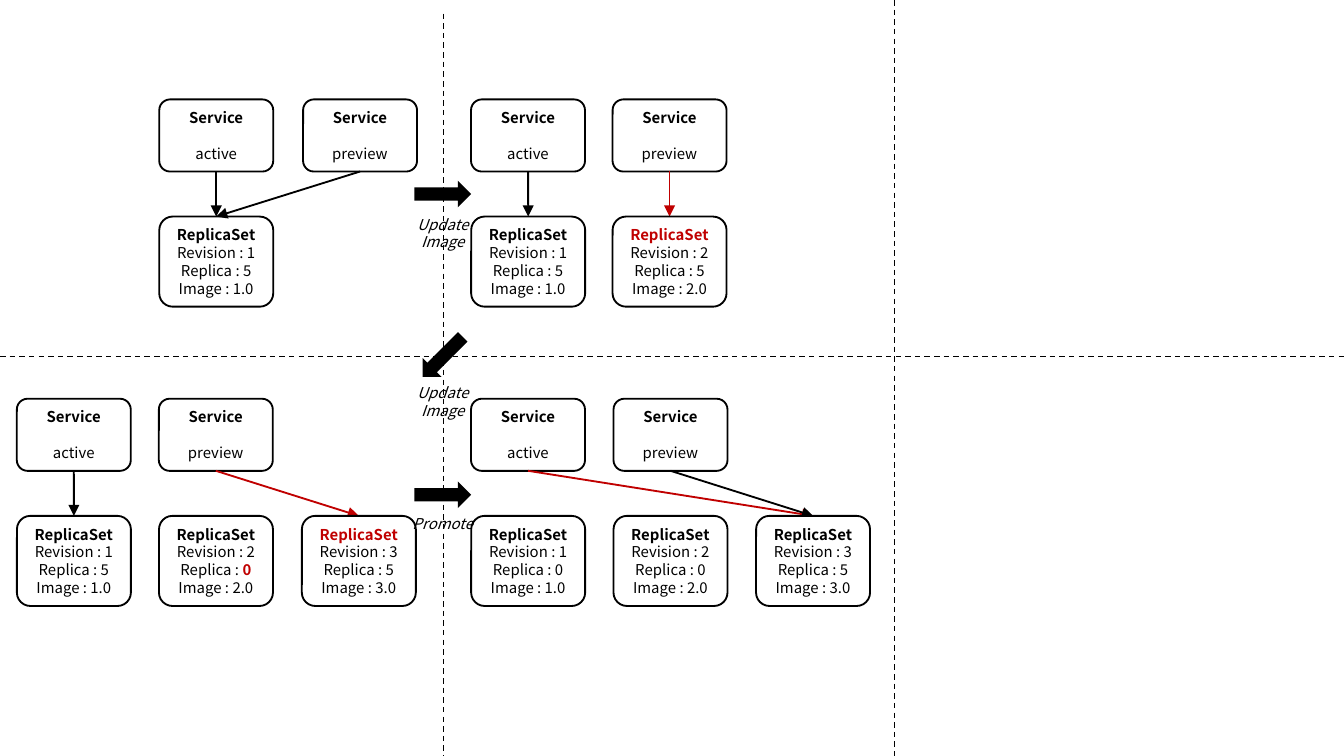
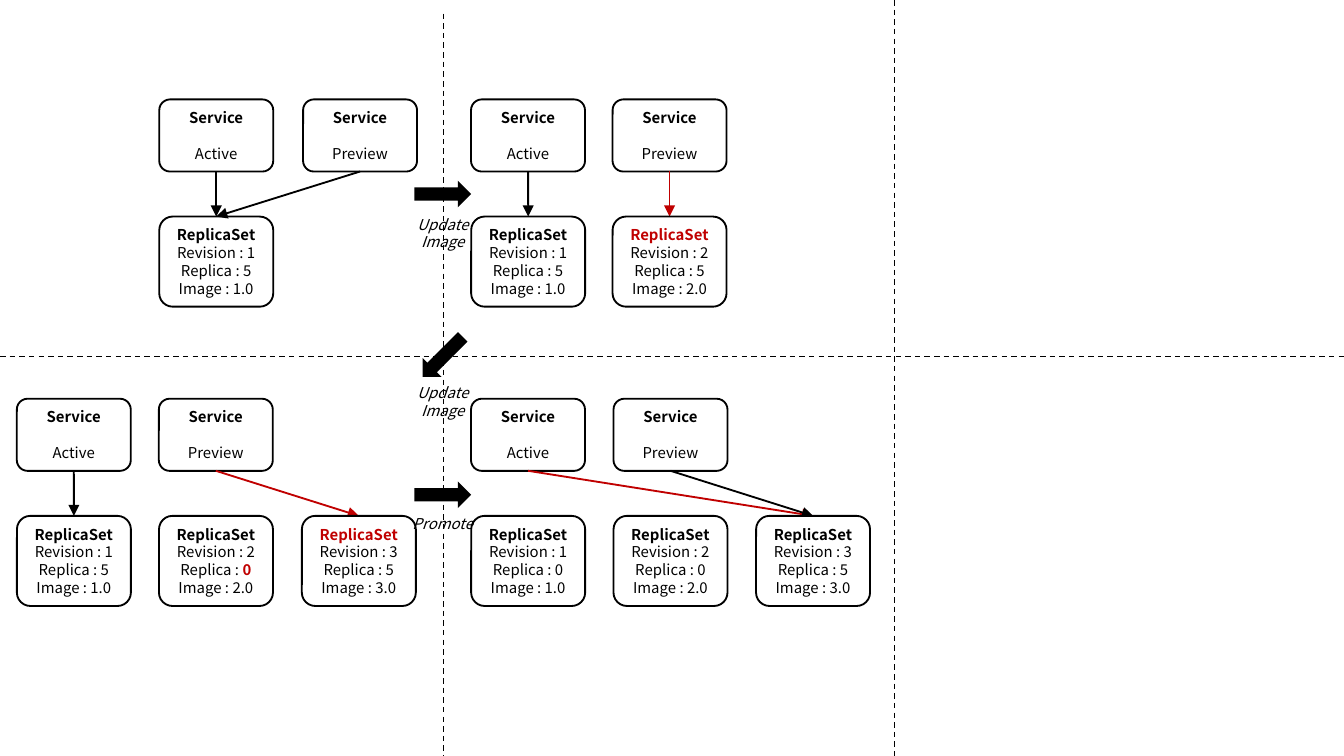
Before and after one commit to ssup2/blog-software, a slide deck: slide 2 of content/docs/theory-analysis/argo-rollouts/images/images.pptx. Drawn at 1344x756 pixels with LibreOffice and Linux fonts; fonts in the diff are those of the drawing. Boxes give left, top, right and bottom in pixels: in the first picture for what was removed or moved away, otherwise in the second. Text is boxed around its words. In the diff, an @@ line names an element or a change of style, - is before the commit and + after.

```diff
--- a/content/docs/theory-analysis/argo-rollouts/images/images.pptx
+++ b/content/docs/theory-analysis/argo-rollouts/images/images.pptx
@@ text in rounded rectangle at [195, 147, 237, 159]: text changed @@
-active
+Active
@@ text in rounded rectangle at [332, 147, 388, 159]: text changed @@
-preview
+Preview
@@ text in rounded rectangle at [507, 147, 549, 159]: text changed @@
-active
+Active
@@ text in rounded rectangle at [642, 147, 698, 159]: text changed @@
-preview
+Preview
@@ text in rounded rectangle at [53, 446, 95, 458]: text changed @@
-active
+Active
@@ text in rounded rectangle at [188, 446, 244, 458]: text changed @@
-preview
+Preview
@@ text in rounded rectangle at [507, 446, 549, 458]: text changed @@
-active
+Active
@@ text in rounded rectangle at [643, 446, 699, 458]: text changed @@
-preview
+Preview
```
Also in this commit, not shown: 5 other slides changed.
